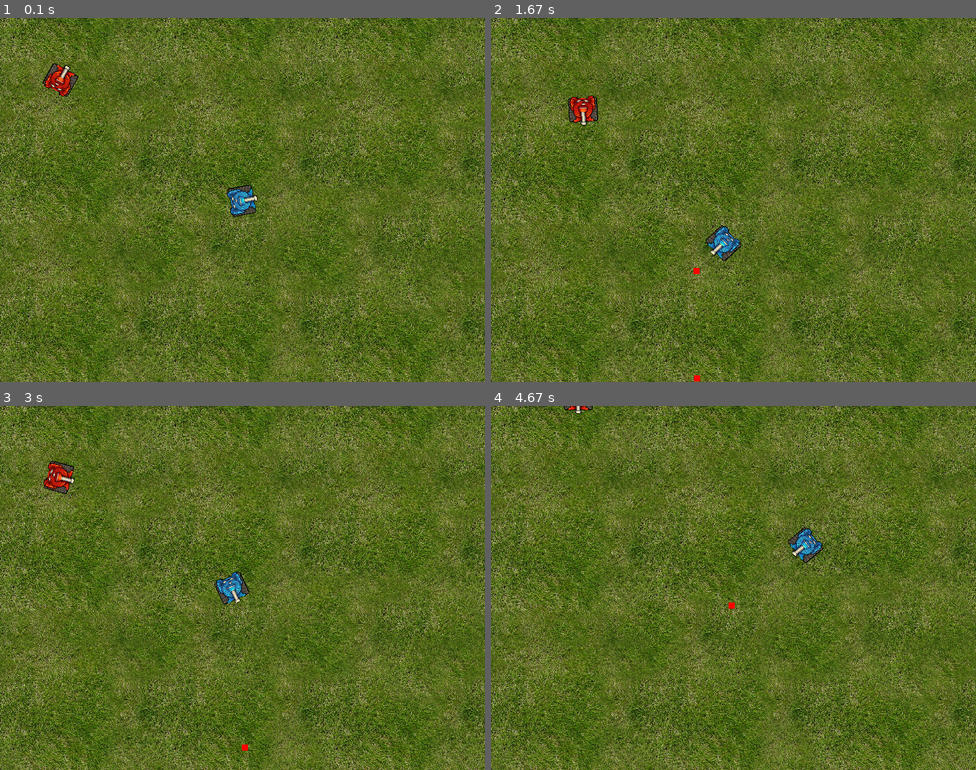
Above: before the commit, frames 1-4 (two rows, left to right).
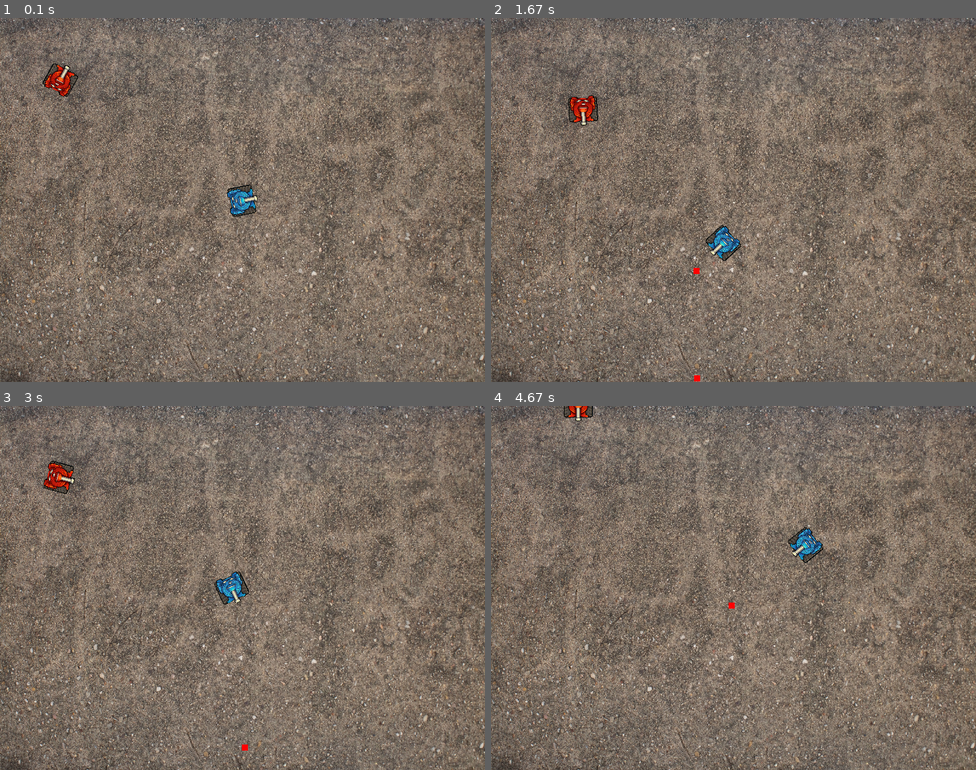
Above: after the commit, the same moments.

Repository: JedlaTypek/pygame-tanks
Game: pygame game, started from main.py
Two runs of this game, one before a commit and one after it. Both use one fixed random seed, a clock stepped at 60 frames per second and the inputs below.
Inputs (mouse positions are in pixels of both pictures, inside the frame that each line leads up to):
- Up to frame 1 (0.1 s): no input
- Up to frame 2 (1.67 s): click (733, 200) at 0.38 s; hold Right 0.67-1.13 s; hold D 0.67-1.13 s; move the mouse to (888, 189) at 0.7 s; tap Space at 0.73, 1.03, 1.23, 1.57 s; hold Up 1.17-1.47 s; hold W 1.17-1.47 s; move the mouse to (733, 221) at 1.2 s; hold Right from 1.5 s (still down); hold D from 1.5 s (still down); move the mouse to (617, 203) at 1.53 s
- Up to frame 3 (3 s): tap Space at 1.87, 2.07, 2.37, 2.63, 2.97 s; release Right at 1.97 s; release D at 1.97 s; hold Left 2-2.53 s; hold A 2-2.53 s; hold Down 2.57-2.87 s; hold S 2.57-2.87 s; hold Left from 2.9 s (still down); hold A from 2.9 s (still down)
- Up to frame 4 (4.67 s): tap Space at 3.27, 3.4, 3.8, 4.1, 4.47 s; release Left at 3.3 s; release A at 3.3 s; hold Up 3.33-3.7 s; hold W 3.33-3.7 s; hold Right 3.73-4.37 s; hold D 3.73-4.37 s; hold Down from 4.4 s (still down); hold S from 4.4 s (still down)

The runs differ from the first frame. In frame 1, 99% of the frame differs, in the area x 0-100%, y 0-100%; in frame 2, 99%; in frame 3, 99%; in frame 4, 99%.

Commit message:
Fixed tanks outside window and changed textures

Diff:
--- a/custom_surface.py
+++ b/custom_surface.py
@@ -10,7 +10,7 @@
         self.position = position    # Pozice vlastního Surface
 
         # Načtení obrázku na Surface
-        self.image = pygame.image.load("media/grass.jpg")  # Načtení obrázku pozadí
+        self.image = pygame.image.load("media/soil.jpg")  # Načtení obrázku pozadí
         self.image = pygame.transform.scale(self.image, (width, height))    # Změna velikosti obrázku
 
     def draw(self, target_surface):
--- a/main.py
+++ b/main.py
@@ -12,7 +12,7 @@
         '''Konstruktor - Inicializace hry'''
         pygame.init()   # Inicializace Pygame
         self.screen = pygame.display.set_mode((SCREEN_WIDTH, SCREEN_HEIGHT))  # Vytvoření okna
-        pygame.display.set_caption("Pygame Demo")  # Název okna
+        pygame.display.set_caption("Tanks")  # Název okna
         self.clock = pygame.time.Clock()  # Vytvoření hodin
         self.running = True  # Hra běží
 
--- a/person_sprite.py
+++ b/person_sprite.py
@@ -70,12 +70,13 @@
         )
 
         if not collision_detected:
-            self.rect.center = new_center
+            if (0 <= new_rect.center[0] <= SCREEN_WIDTH and 0 <= new_rect.center[1] <= SCREEN_HEIGHT):
+                self.rect.center = new_center
 
-            # **Aktualizace úhlu a otočení obrázku**
-            self.direction = direction
-            self.image = new_image
-            self.rect = new_rect
+                # **Aktualizace úhlu a otočení obrázku**
+                self.direction = direction
+                self.image = new_image
+                self.rect = new_rect
 
         # Aktualizace masky po otočení
         self.mask = pygame.mask.from_surface(self.image)
--- a/tutorial.txt
+++ /dev/null
@@ -1 +0,0 @@
-https://www.youtube.com/watch?v=Fb4WCrtnG1M - rotating sprite
--- a/wall.py
+++ b/wall.py
@@ -3,7 +3,7 @@
 
 class Wall:
     '''Třída reprezentující zeď'''
-    def __init__(self, x, y, width, height, image_path="media/surface-01.jpg"):
+    def __init__(self, x, y, width, height, image_path="media/iron.jpg"):
         '''Konstruktor'''
         self.rect = pygame.Rect(x, y, width, height)  # Vytvoření obdélníku
         self.active = False  # Aktivní zeď
Not shown, changed: README.md
Binary file added: media/iron.jpg
Binary file added: media/soil.jpg
Not shown, added: media/mud.jpg
